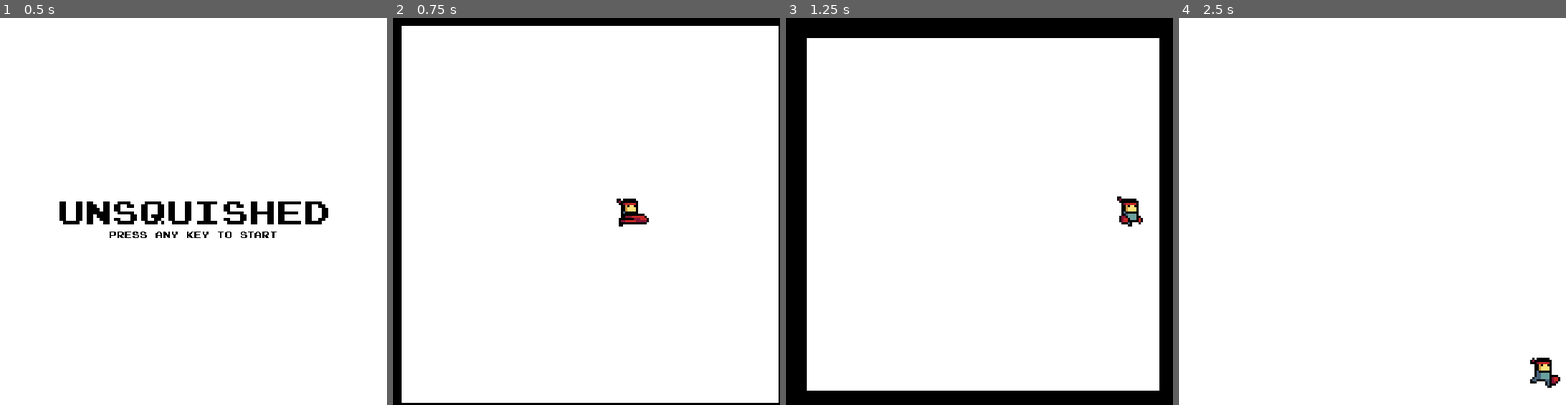
Above: before the commit, frames 1-4 (left to right).
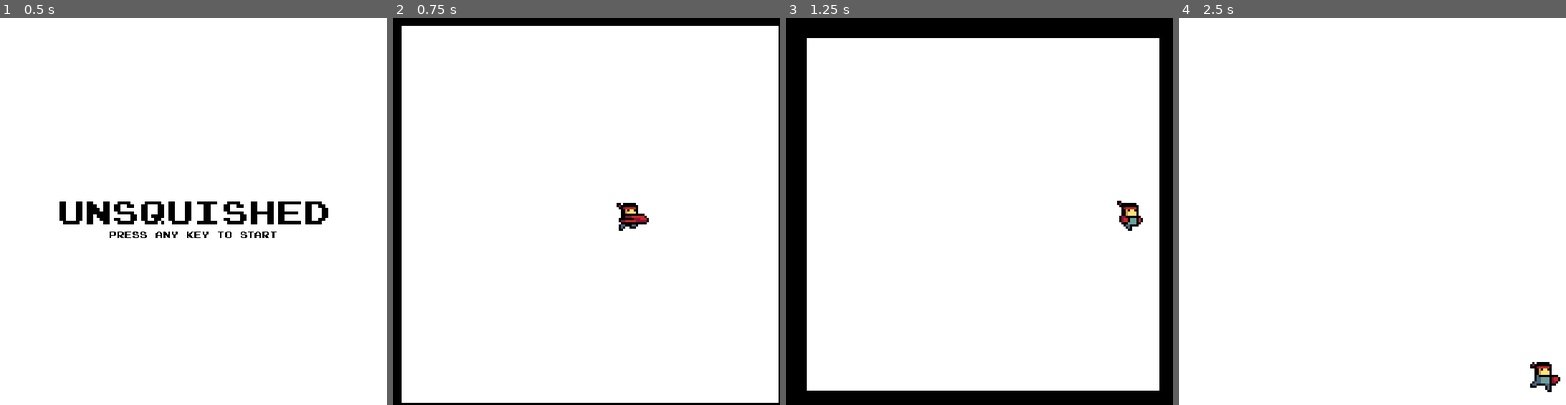
Above: after the commit, the same moments.

Repository: Compsciler/Unsquished
Game: Godot game, scene res://title_scene.tscn
Two runs of this game, one before a commit and one after it. Both use one fixed random seed, a clock stepped at 60 frames per second and the inputs below. The engine's default icon, where the game draws it, is replaced by a stand-in: a white triangle on a blue panel in a dark square.
Inputs:
- Up to frame 1 (0.5 s): no input
- Up to frame 2 (0.75 s): tap Enter at 0.5 s; hold D (right) from 0.53 s (still down); tap J (hit) at 0.6 s
- Up to frame 3 (1.25 s): keep holding D (right)
- Up to frame 4 (2.5 s): release D (right) at 1.28 s; hold S (down) 1.28-2.03 s; tap Space (super) at 1.35 s; hold D (right) from 2.03 s (still down); tap J (hit) at 2.1 s

Frame 1 is identical in both runs. In frame 2, 0.2% of the frame differs, in the area x 57-64%, y 46-55%; in frame 3, 0.2%; in frame 4, 0.3%, in the area x 90-97%, y 87-97%.

Commit message:
correct stun

Diff:
--- a/CharacterBody2D.gd
+++ b/CharacterBody2D.gd
@@ -12,6 +12,8 @@
 @onready var visuals = $Visuals
 @onready var body_sprite = $Visuals/BodySprite
 @onready var fist_sprite = $Visuals/FistSprite
+
+@onready var stun_time = 1.0
 
 var is_attacking: bool = false
 
@@ -49,19 +51,19 @@
 			body_sprite.play("right_run")
 		else:
 			body_sprite.play("right_idle")
-		fist_sprite.play("right_idle" + modifier)
+		fist_sprite.play("right_run" + modifier)
 	elif player_facing.y > 0:
 		if direction != Vector2.ZERO:
 			body_sprite.play("front_run")
 		else:
 			body_sprite.play("front_idle")
-		fist_sprite.play("front_idle" + modifier)
+		fist_sprite.play("front_run" + modifier)
 	elif player_facing.y < 0:
 		if direction != Vector2.ZERO:
 			body_sprite.play("back_run")
 		else:
 			body_sprite.play("back_idle")
-		fist_sprite.play("back_idle" + modifier)
+		fist_sprite.play("back_run" + modifier)
 
 
 	# Punch
@@ -94,11 +96,15 @@
 	is_attacking = false
 	is_stunned = true
 	visuals.modulate = Color(1,1,1, 0.0)
-	await get_tree().create_timer(0.2)
+	await get_tree().create_timer(stun_time/5.0).timeout
 	visuals.modulate = Color(1,1,1, 1.0)
-	await get_tree().create_timer(0.2)
+	await get_tree().create_timer(stun_time/5.0).timeout
 	visuals.modulate = Color(1,1,1, 0.0)
-	await get_tree().create_timer(0.2)
+	await get_tree().create_timer(stun_time/5.0).timeout
+	visuals.modulate = Color(1,1,1, 1.0)
+	await get_tree().create_timer(stun_time/5.0).timeout
+	visuals.modulate = Color(1,1,1, 0.0)
+	await get_tree().create_timer(stun_time/5.0).timeout
 	visuals.modulate = Color(1,1,1, 1.0)
 	is_stunned = false
 
--- a/laser.tscn
+++ b/laser.tscn
@@ -11,6 +11,7 @@
 script = ExtResource("1_86hly")
 
 [node name="Area2D" type="Area2D" parent="."]
+monitoring = false
 
 [node name="CollisionShape2D" type="CollisionShape2D" parent="Area2D"]
 shape = SubResource("RectangleShape2D_uulyo")
--- a/spike.gd
+++ b/spike.gd
@@ -5,6 +5,8 @@
 @export var warning_time = 2.0
 @export var damage_time = 1.0
 @onready var sprite = $Sprite2D
+
+var player = null
 
 var is_damaging = false
 
@@ -27,18 +29,21 @@
 	sprite.show()
 
 	is_damaging = true
+	$Area2D.monitoring = true
 	sprite.modulate.a = 1.0
 	await get_tree().create_timer(damage_time).timeout
 	queue_free()
 
 
 func _on_area_2d_body_entered(body):
-	if body is Player and is_damaging:
+	if body is Player:
 		body.stun()
 
 
 func _on_area_2d_body_exited(body):
-	pass # Replace with function body.
+	pass
+
+
 
 func get_supered(player_pos):
 	await get_tree().create_timer(0.125).timeout
--- a/spike.tscn
+++ b/spike.tscn
@@ -11,6 +11,7 @@
 script = ExtResource("1_hl22l")
 
 [node name="Area2D" type="Area2D" parent="."]
+monitoring = false
 
 [node name="CollisionShape2D" type="CollisionShape2D" parent="Area2D"]
 shape = SubResource("RectangleShape2D_uulyo")
Binary file changed: Art/PlayerRightRun/Layer 0.PNG
Binary file changed: Art/PlayerRightRun/Layer 1.PNG
Binary file changed: Art/PlayerRightRun/Layer 2.PNG
Binary file changed: Art/PlayerRightRun/Layer 3.PNG
Binary file changed: Art/PlayerRightRun/Layer 4.PNG
Binary file changed: Art/PlayerRightRun/Layer 5.PNG
Binary file changed: Art/PlayerRightRun/Layer 6.PNG
Binary file changed: Art/PlayerRightRun/Layer 7.PNG
Not shown: 1 places in character_body_2d.tscn that only renumber resources
